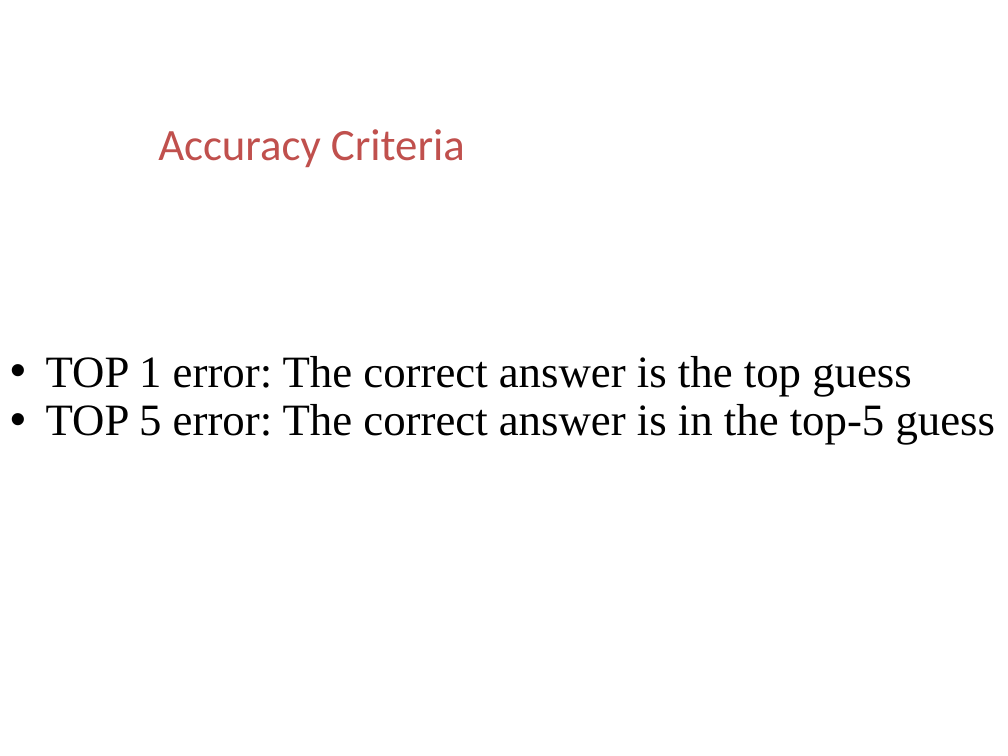
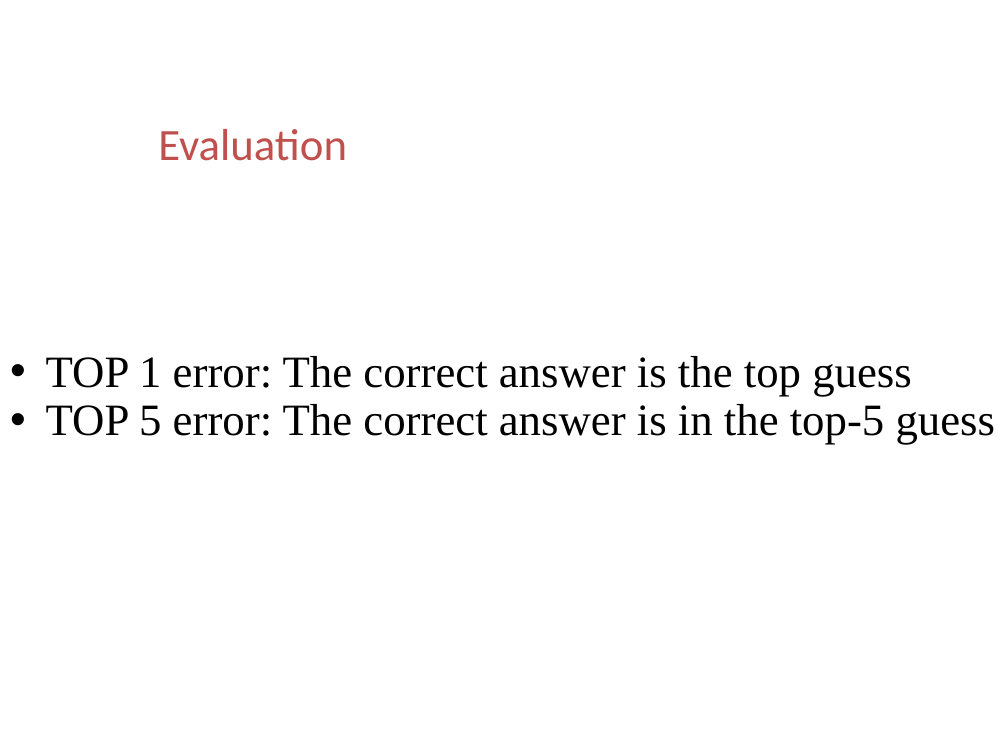
Before and after one commit to ttomchy/CV_2Project, a slide deck: slide 5 of presentation.pptx. Drawn at 1008x756 pixels with LibreOffice and Linux fonts; fonts in the diff are those of the drawing; background and template pictures are left out. Boxes give left, top, right and bottom in pixels: in the first picture for what was removed or moved away, otherwise in the second. Text is boxed around its words. In the diff, an @@ line names an element or a change of style, - is before the commit and + after.

```diff
--- a/presentation.pptx
+++ b/presentation.pptx
@@ text at [158,129,347,161]: text changed @@
-Accuracy Criteria
+Evaluation
```
Also in this commit, not shown: 5 other slides changed, 1 slide removed.
